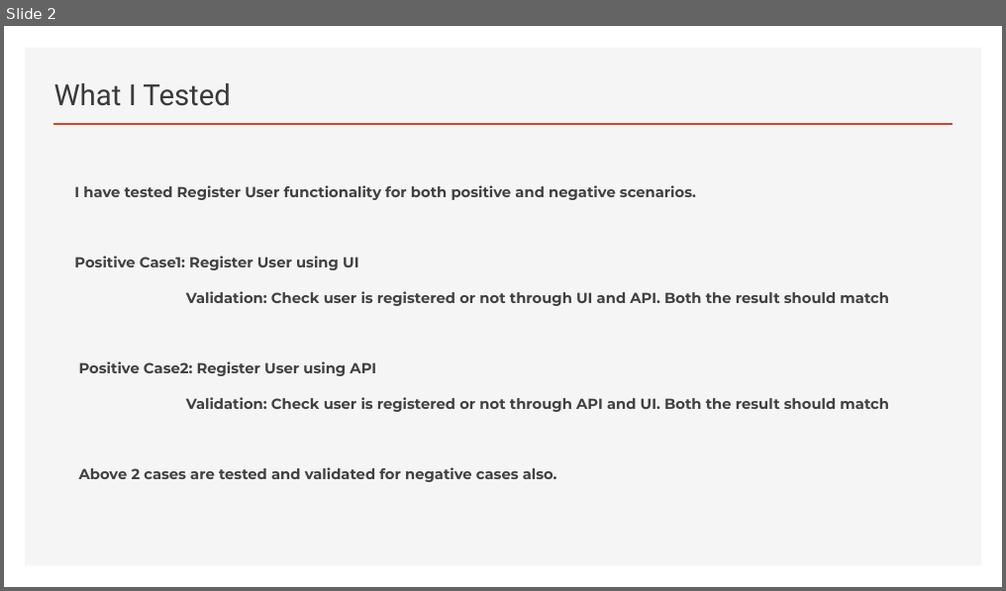
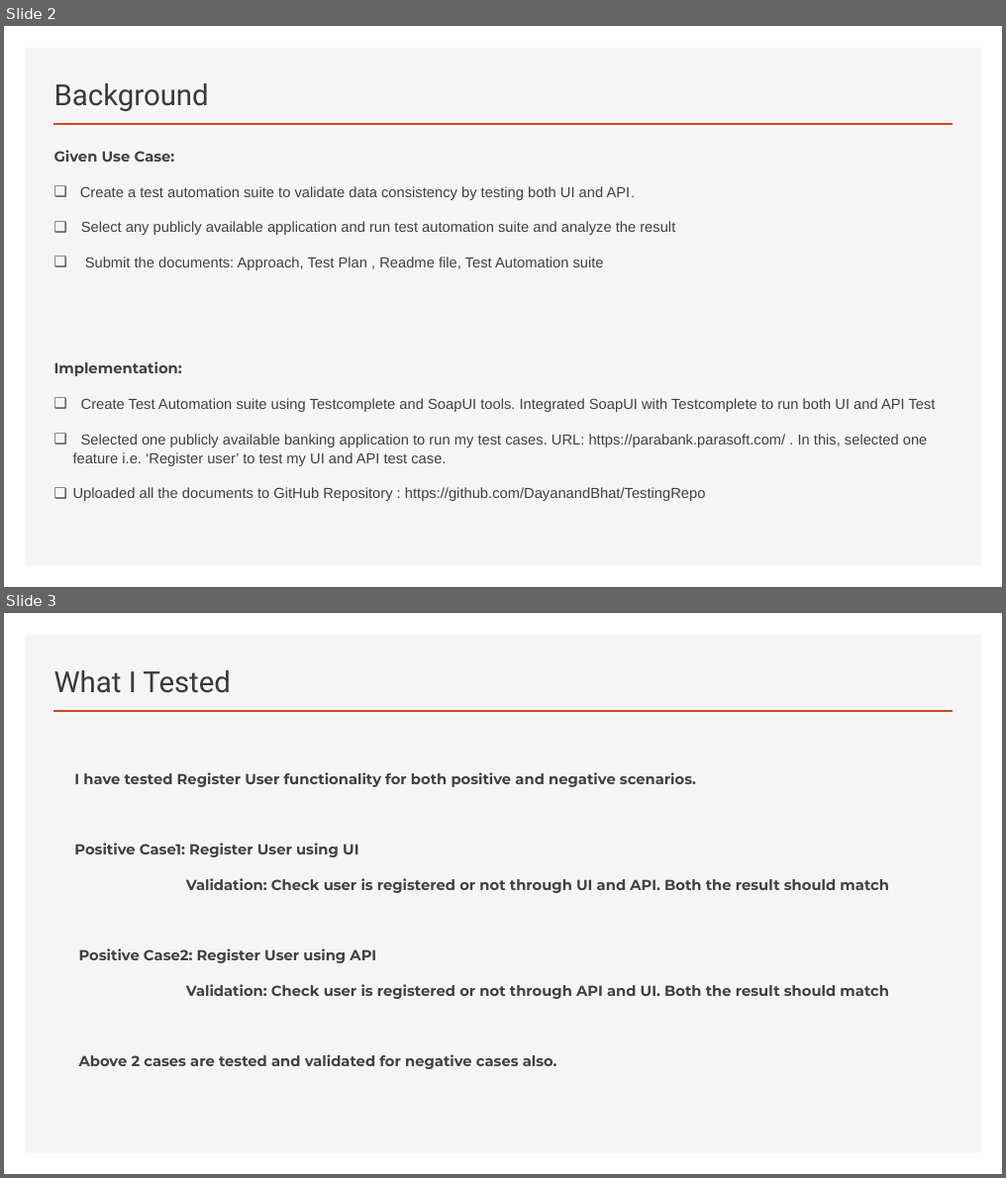
Before and after one commit to DayanandBhat/TestingRepo, a slide deck: Presentation.pptx. Shown one above the other, each under a label of ours: slide 2 before the commit, slides 2 and 3 after it. The pictures are 1006x591 and 1006x1178 pixels, drawn with LibreOffice and Linux fonts; fonts in the diff are those of the drawing. Boxes give left, top, right and bottom in pixels: in the first picture for what was removed or moved away, otherwise in the second. Text is boxed around its words. In the diff, an @@ line names an element or a change of style, - is before the commit and + after.

```diff
--- a/Presentation.pptx
+++ b/Presentation.pptx
@@ slide 2 added at [4, 26, 1002, 587], background #FFFFFF; not listed: 2 template elements that a slide beside it also shows @@
@@ title added at [54, 83, 209, 111], 28 pt, text #3B3838 @@
+Background
@@ text added at [54, 150, 936, 501], 14 pt, text #404040 @@
+Given Use Case:
+❑ Create a test automation suite to validate data consistency by testing both UI and API.
+❑ Select any publicly available application and run test automation suite and analyze the result
+❑ Submit the documents: Approach, Test Plan , Readme file, Test Automation suite
+Implementation:
+❑ Create Test Automation suite using Testcomplete and SoapUI tools. Integrated SoapUI with Testcomplete to run both UI and API Test
+❑ Selected one publicly available banking application to run my test cases. URL: https://parabank.parasoft.com/ . In this, selected one feature i.e. ‘Register user’ to test my UI and API test case.
+❑ Uploaded all the documents to GitHub Repository : https://github.com/DayanandBhat/TestingRepo
@@ what was slide 2 is now slide 3 @@
```
Also in this commit, not shown: 1 slide changed, 1 other slide added.
